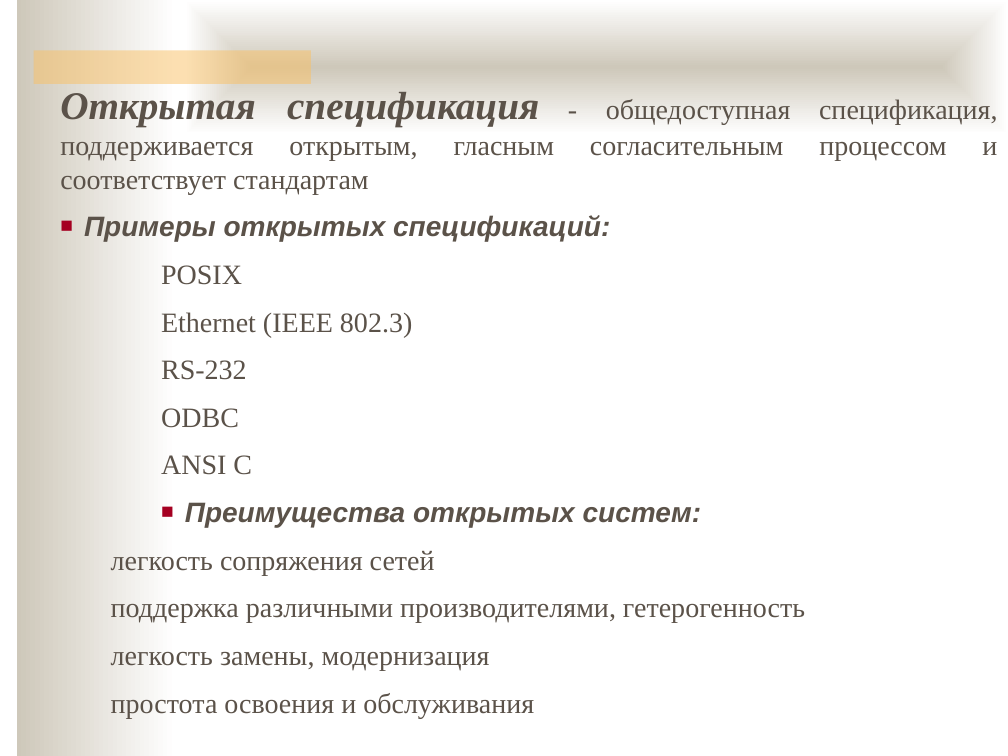
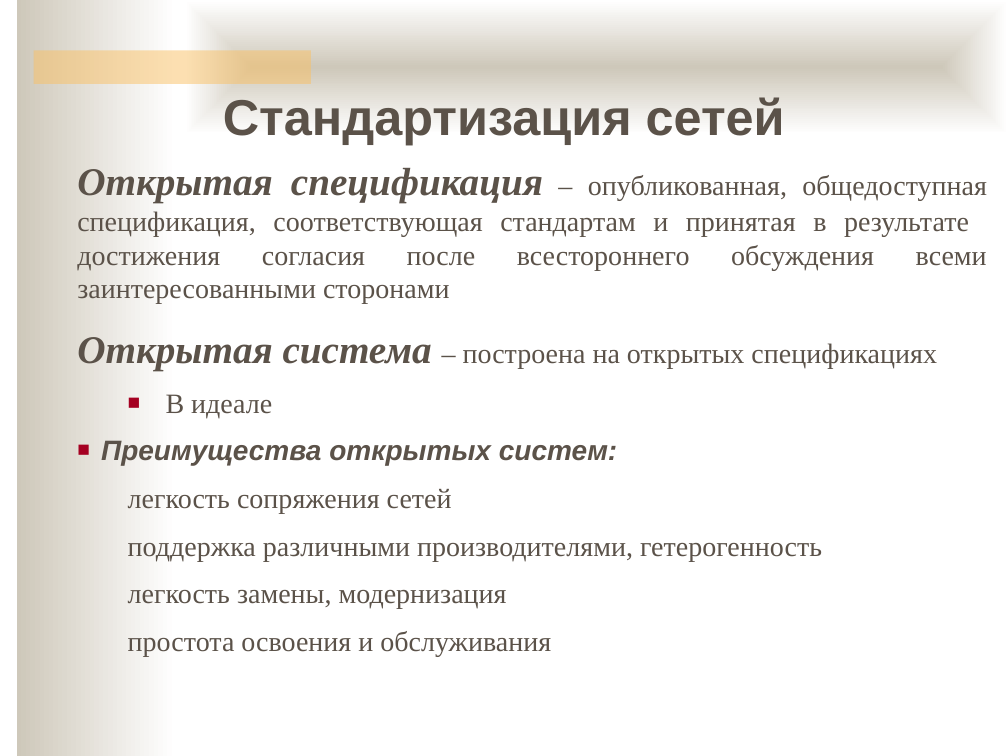
Before and after one commit to ukoloff/nets, a slide deck: slide 26 of 04.pptx (slide 25 before the commit). Drawn at 1008x756 pixels with LibreOffice and Linux fonts; fonts in the diff are those of the drawing; background and template pictures are left out. Boxes give left, top, right and bottom in pixels: in the first picture for what was removed or moved away, otherwise in the second. Text is boxed around its words. In the diff, an @@ line names an element or a change of style, - is before the commit and + after.

```diff
--- a/04.pptx
+++ b/04.pptx
@@ text added at bbox=[223, 97, 785, 145], 36 pt, text #5B5249, bold @@
+Стандартизация сетей
@@ text "Открытая спецификация – опубликованная, общедоступная ...": place and size @@
-text "Открытая спецификация – опубликованная, общедоступная ..." at bbox=[60, 92, 805, 718]
+text "Открытая спецификация – опубликованная, общедоступная ..." at bbox=[77, 168, 987, 656]
@@ text at bbox=[77, 168, 987, 418]: text changed @@
-Открытая спецификация - общедоступная спецификация, поддерживается открытым, гласным согласительным процессом и соответствует стандартам
-■ Примеры открытых спецификаций:
-    POSIX
-    Ethernet (IEEE 802.3)
-    RS-232
-    ODBC
-    ANSI C
+Открытая спецификация – опубликованная, общедоступная спецификация, соответствующая стандартам и принятая в результате достижения согласия после всестороннего обсуждения всеми заинтересованными сторонами
+Открытая система – построена на открытых спецификациях
+  ■ В идеале
```
Also in this commit, not shown: 13 other slides changed, 8 slides added, 20 slides removed.
